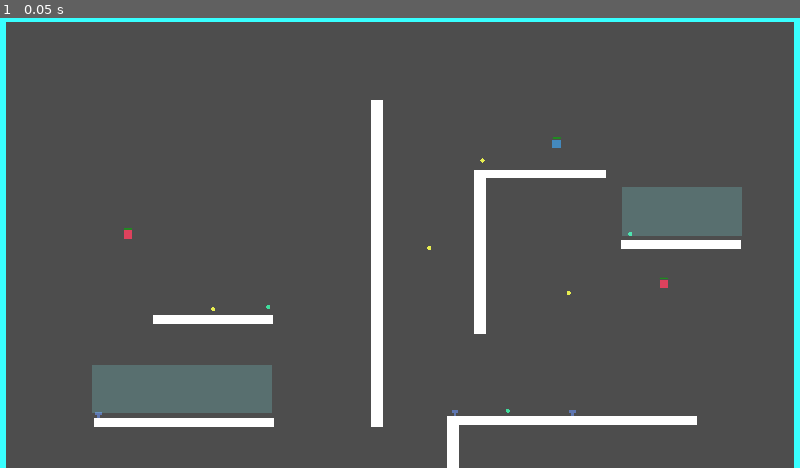
Above: before the commit, frame 1.
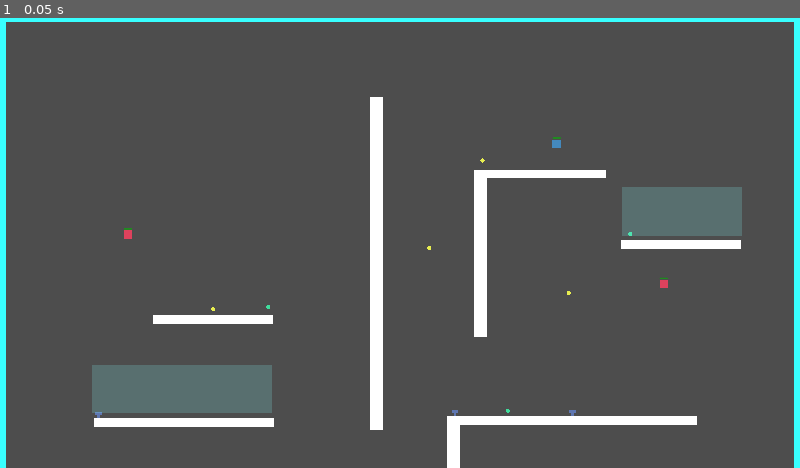
Above: after the commit, the same moment.

Repository: francoislg/broken-roguelike
Game: Godot game, scene res://Stages/Stage2.tscn
The game is run twice, just before and just after one commit, with the same random seed, the same clock (stepped at 60 frames per second) and the same inputs. This scene is started directly instead of the project's main scene.
Inputs:
- Up to frame 1 (0.05 s): no input

The runs differ from the first frame. In frame 1, 0.2% of the frame differs, in the area x 46-61%, y 17-100%.
Error in both runs: Attempt to call function 'add' in base 'null instance' on a null instance. (res://Enemies/BaseEnemy.gd:48)

Commit message:
Fix walls mis-overlap, clamp clipboard length

Diff:
--- a/Global/GlobalState.gd
+++ b/Global/GlobalState.gd
@@ -202,7 +202,7 @@
 		States.SPACE_LEFT:
 			return value / 10
 		States.CLIPBOARD_LENGTH:
-			return value / 50
+			return clamp(value / 100, 0, 1)
 		States.MICROPHONE_VOLUME:
 			# Goes from -200 (flat out silence), to -50 with ambient sound (my mic), to 0.06 when blowing in the mic
 			return clamp(remap(value, -50, 0, 0, 1), 0, 1)
--- a/Stages/Stage1.tscn
+++ b/Stages/Stage1.tscn
@@ -67,7 +67,7 @@
 stage_layer = 5
 
 [node name="Wall3" parent="Walls" index="8" instance=ExtResource("3_iohxa")]
-position = Vector2(1712, 1048)
+position = Vector2(1710, 1021)
 scale = Vector2(1, 2)
 stage_layer = 5
 
@@ -171,9 +171,6 @@
 [node name="CollisionShape2D" parent="Bounds/Right" index="0"]
 shape = SubResource("RectangleShape2D_kodpu")
 
-[node name="UI" parent="." index="11"]
-visible = false
-
 [editable path="Areas/Area"]
 [editable path="Areas/Area2"]
 [editable path="Bounds/Bottom"]
--- a/Stages/Stage2.tscn
+++ b/Stages/Stage2.tscn
@@ -58,7 +58,7 @@
 scale = Vector2(1.5, 1)
 
 [node name="Floor10" parent="Walls" index="3" instance=ExtResource("3_v8lkt")]
-position = Vector2(1373, 966)
+position = Vector2(1374, 966)
 scale = Vector2(2.08, 1)
 
 [node name="Floor9" parent="Walls" index="4" instance=ExtResource("3_v8lkt")]
@@ -83,11 +83,11 @@
 scale = Vector2(1, 2)
 
 [node name="Wall6" parent="Walls" index="10" instance=ExtResource("4_luvb7")]
-position = Vector2(1088, 1037)
+position = Vector2(1089, 1038)
 scale = Vector2(1, 0.41)
 
 [node name="Wall4" parent="Walls" index="11" instance=ExtResource("4_luvb7")]
-position = Vector2(1153, 561)
+position = Vector2(1153, 565)
 
 [node name="Wall5" parent="Walls" index="12" instance=ExtResource("4_luvb7")]
 position = Vector2(195, 1249)
--- a/Stages/Wall.tscn
+++ b/Stages/Wall.tscn
@@ -5,7 +5,7 @@
 
 [sub_resource type="RectangleShape2D" id="RectangleShape2D_1ga0c"]
 resource_local_to_scene = true
-size = Vector2(28.5, 392.5)
+size = Vector2(30, 400)
 
 [node name="Wall" type="StaticBody2D"]
 script = ExtResource("1_62tkt")
